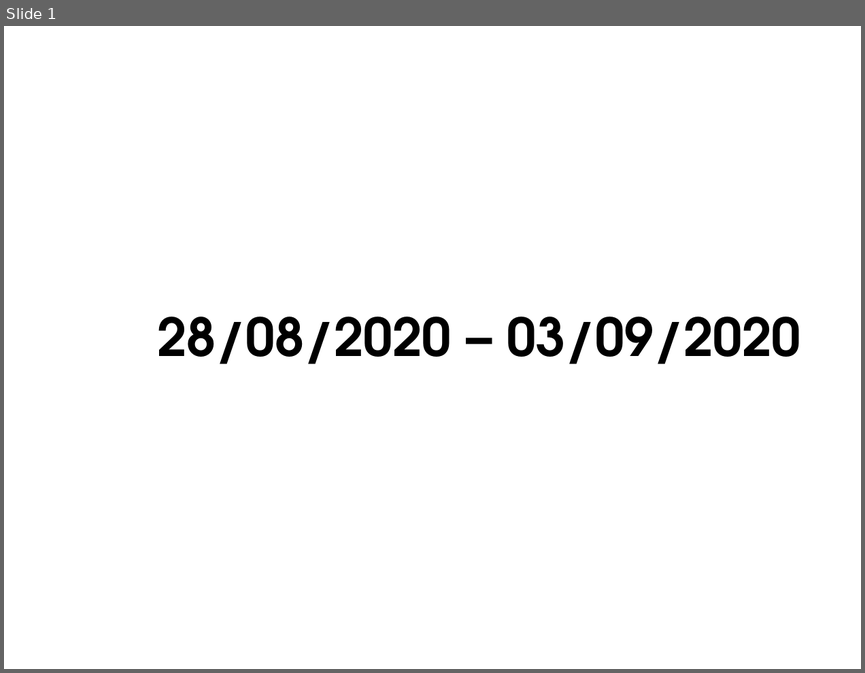
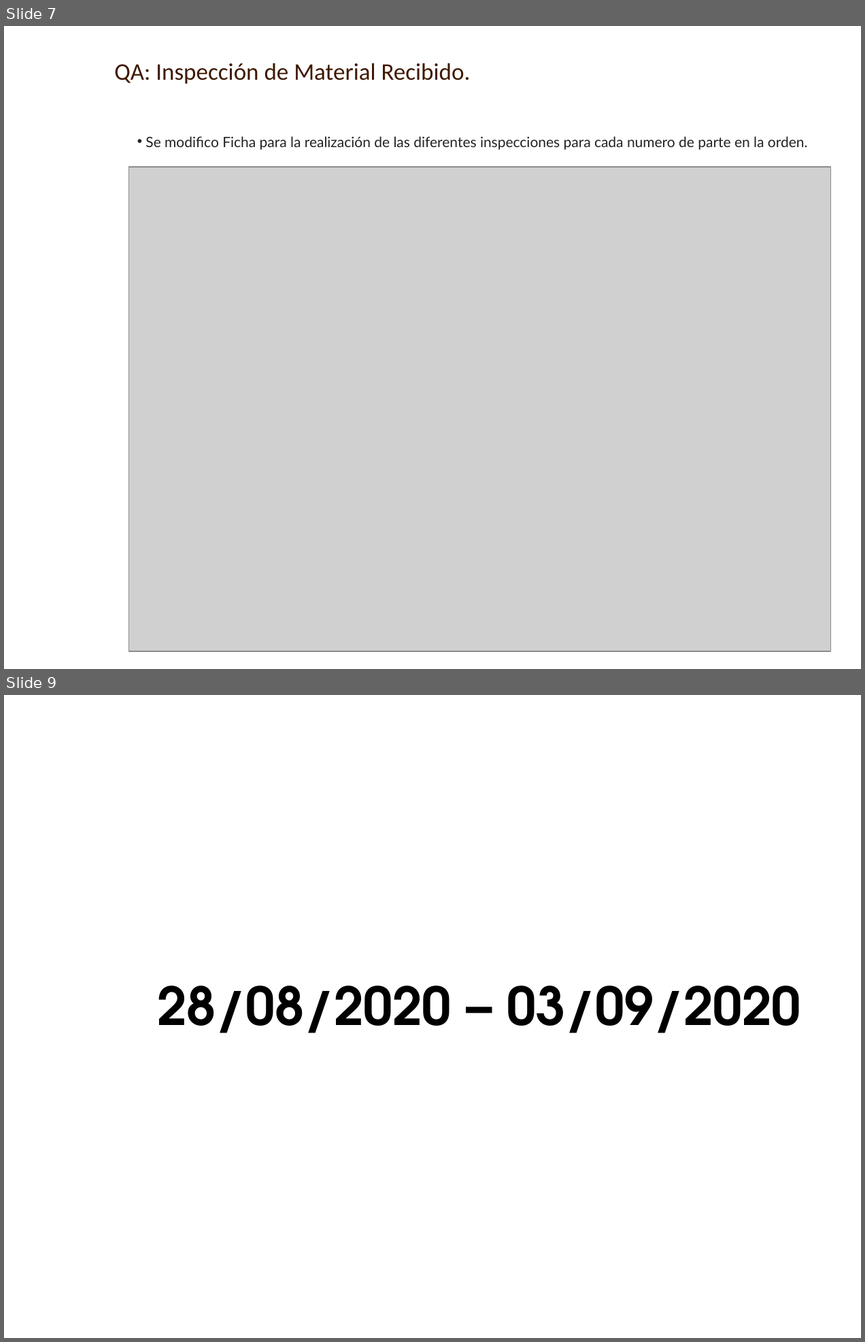
Before and after one commit to AXDELAROSA/CONTROL_QUALITY, a slide deck: Docs/IT_DEV_PEARL_LEATHER_QA_INSPECCION_27082020.pptx. Shown one above the other, each under a label of ours: slide 1 before the commit, slides 7 and 9 after it; the slides between them are not shown. The pictures are 865x673 and 865x1342 pixels, drawn with LibreOffice and Linux fonts; fonts in the diff are those of the drawing; grey boxes stand for pictures; background and template pictures are left out. Boxes give left, top, right and bottom in pixels: in the first picture for what was removed or moved away, otherwise in the second. Text is boxed around its words. In the diff, an @@ line names an element or a change of style, - is before the commit and + after.

```diff
--- a/Docs/IT_DEV_PEARL_LEATHER_QA_INSPECCION_27082020.pptx
+++ b/Docs/IT_DEV_PEARL_LEATHER_QA_INSPECCION_27082020.pptx
@@ slide 7 added at (4,26,861,669), background picture (left out) @@
@@ text added at (114,63,470,84), 20 pt, text #3F1900 @@
+QA: Inspección de Material Recibido.
@@ text added at (145,136,808,150), 12 pt, text #222222 @@
+• Se modifico Ficha para la realización de las diferentes inspecciones para cada numero de parte en la orden.
@@ picture added at (129,167,831,651) @@
@@ what was slide 1 is now slide 9 @@
```
Also in this commit, not shown: 7 other slides added, 13 other files.
